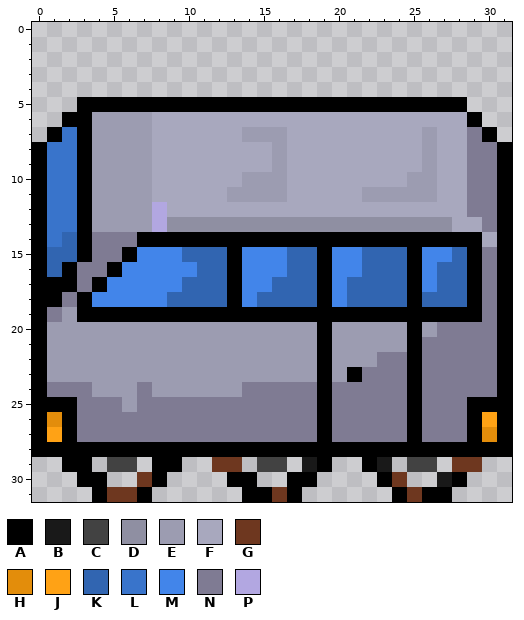
Two states of a pixel-art sprite, Textures/Things/Pawn/Animal/MMTank_NOBASU_west.png. The picture above is the old version.
The file is 128x128 pixels, drawn in blocks of 4x4; one block is one cell here. Colours within 5 levels of each other are drawn and written as one.
Palette (. is transparent): A #000000  B #191919  C #424242  D #8f8fa2  E #9c9cb1  F #a8a8be  G #6e371f  H #e38d0b  J #ffa215  K #3165b1  L #3974cb  M #4285ea  N #7f7b93  P #b2a7e1
The same view after the edit:
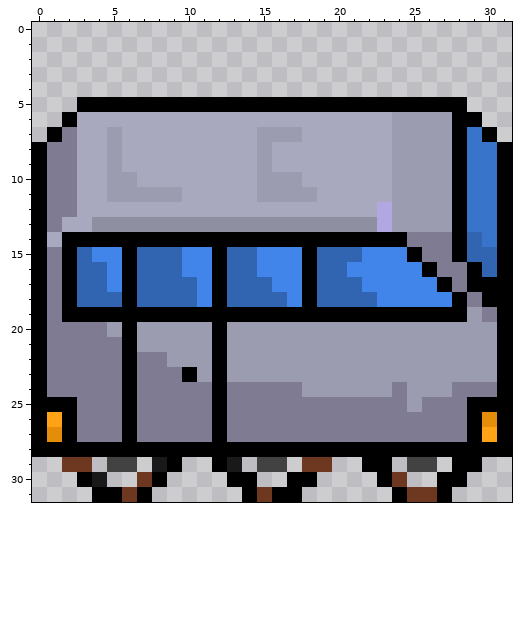
Changes in this commit:
colour H: #e38d0b -> #ffa215
colour J: #ffa215 -> #e38d0b
y 6: x 3..7 AEEEE -> FFFFF; x 24..28 FFFFF -> EEEEA
y 7: x 2..4 LAE -> NFF; x 6..7 EE -> FF; x 14 E -> F; x 17 F -> E; x 24..25 FF -> EE; x 27..29 FFN -> EAL
y 8..9: x 1..4 LLAE -> NNFF; x 6..7 EE -> FF; x 15..16 FE -> EF; x 24..25 FF -> EE; x 27..30 FFNN -> EALL
y 10: x 1..4 LLAE -> NNFF; x 7 E -> F; x 14 E -> F; x 17 F -> E; x 24 F -> E; x 27..30 FFNN -> EALL
y 11: x 1..4 LLAE -> NNFF; x 8..9 FF -> EE; x 13..14 EE -> FF; x 17..18 FF -> EE; x 22..23 EE -> FF; x 27..30 FFNN -> EALL
y 12: x 1..8 LLAEEEEP -> NNFFFFFF; x 23..30 FFFFFFNN -> PEEEEALL
y 13: x 1..8 LLAEEEEP -> NFFDDDDD; x 23..30 DDDDDFFN -> PEEEEALL
y 14: x 1..2 LK -> FA; x 4..6 NNN -> AAA; x 25..27 AAA -> NNN; x 29..30 AF -> KL
y 15: x 1..5 KKANN -> NAKMM; x 7..14 MMMKKKAM -> KKKMMAKK; x 17..24 KKAMMKKK -> MAKKKMMM; x 26..30 MMKAN -> NNAKK
y 16: x 1 K -> N; x 3..9 NNAMMMM -> KKMAKKK; x 11..14 KKAM -> MAKK; x 17..20 KKAM -> MAKK; x 22..28 KKKAMKK -> MMMMANN; x 30 N -> K
y 17: x 1 A -> N; x 3..4 NA -> KK; x 6..9 MMMM -> AKKK; x 11..20 KKAMMKKKAM -> MAKKKMMAKK; x 22..25 KKKA -> MMMM; x 27..28 KK -> AN; x 30 N -> A
y 18: x 1..8 ANAMMMMM -> NAKKKAKK; x 11..14 KKAM -> MAKK; x 17..20 KKAM -> MAKK; x 23..30 KKAKKKAN -> MMMMMANA
y 19: x 2 E -> A; x 29 A -> E
y 20: x 1..4 EEEE -> NNNN; x 6 E -> A; x 12 E -> A; x 19 A -> E; x 25 A -> E; x 27..30 NNNN -> EEEE
y 21: x 1..6 EEEEEE -> NNNNNA; x 12 E -> A; x 19 A -> E; x 25..30 ANNNNN -> EEEEEE
y 22: x 1..8 EEEEEEEE -> NNNNNANN; x 12 E -> A; x 19 A -> E; x 23..30 NNANNNNN -> EEEEEEEE
y 23: x 1..10 EEEEEEEEEE -> NNNNNANNNA; x 12 E -> A; x 19 A -> E; x 21..30 ANNNANNNNN -> EEEEEEEEEE
y 24: x 4..6 EEE -> NNA; x 8..13 EEEEEE -> NNNNAN; x 18..23 NANNNN -> EEEEEE; x 25..27 ANN -> EEE
y 25: x 6 E -> A; x 12 N -> A; x 19 A -> N; x 25 A -> E
y 26..27: x 6 N -> A; x 12 N -> A; x 19 A -> N; x 25 A -> N
y 29: x 2..3 AA -> GG; x 8 A -> B; x 12..13 GG -> AB; x 18..19 BA -> GG; x 23 B -> A; x 28..29 GG -> AA
y 30: x 4 A -> B; x 27 B -> A
y 31: x 5 G -> A; x 15..16 AG -> GA; x 26 A -> G
Boxes around the changes in both pictures, in picture pixels (x1, y1, x2, y2):
changed: (47, 112, 497, 502)
